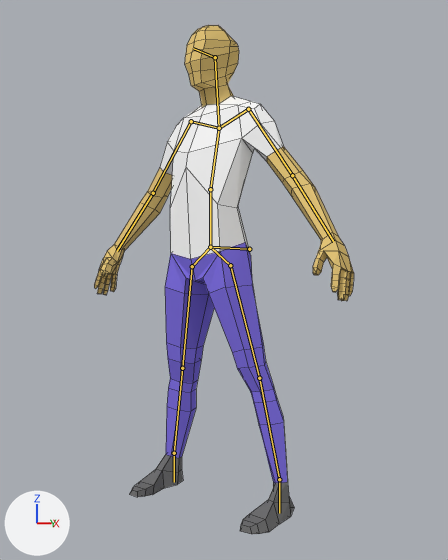
One commit to the Blender file Assets/Models/citizen.blend: the scene before it, then after it.
One viewpoint serves both versions: a 50 mm camera at (6.4, -7.38, 3.5) aimed at (0.18, 0.11, 3.48). Lighting does not change. The marker at lower left points along +X, +Y and +Z. The bones that bend it are drawn over the model as lines. Mesh edges are drawn as thin lines.
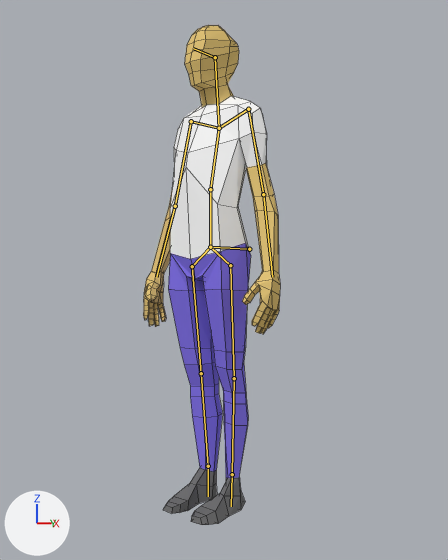
The newer file adds an action. The first version stands in its rest pose; the second is drawn at frame 100 of the action 'idle'.

Where the change shows, as pixel boxes [x1, y1, x2, y2] in the pictures (448 x 560 px):
'Cube', posed (47% narrower)
    before: [94, 25, 354, 534]
    after: [143, 25, 280, 525]
bone 'left_arm', root to tip
    before: (248, 109) to (292, 175)
    after: (248, 109) to (263, 194)
bone 'right_arm', root to tip
    before: (191, 121) to (153, 193)
    after: (191, 121) to (175, 206)
bone 'right_thigh', root to tip
    before: (192, 266) to (182, 368)
    after: (192, 266) to (201, 373)
bone 'right_foot', root to tip
    before: (174, 453) to (174, 482)
    after: (208, 466) to (208, 496)
bone 'left_thigh', root to tip
    before: (230, 265) to (259, 378)
    after: (230, 265) to (234, 378)
bone 'left_foot', root to tip
    before: (279, 479) to (279, 513)
    after: (232, 474) to (231, 506)

The change, as a diff of the scene's bpy script:
```diff
--- a/Assets/Models/citizen.blend.py
+++ b/Assets/Models/citizen.blend.py
@@ bone_left_arm @@
 bone_left_arm = bpy.data.objects['Armature'].pose.bones['left_arm']  # child of 'left_shoulder'
-bone_left_arm.rotation_quaternion = (1.0, 0.0, 0.0, 0.0)  # degrees (0, 0, 0)
+bone_left_arm.rotation_quaternion = (0.977, -0.21, 0.0, 0.0)  # degrees (-24, 0, 0)
@@ bone_right_arm @@
 bone_right_arm = bpy.data.objects['Armature'].pose.bones['right_arm']  # child of 'right_shoulder'
-bone_right_arm.rotation_quaternion = (1.0, 0.0, 0.0, 0.0)  # degrees (0, 0, 0)
+bone_right_arm.rotation_quaternion = (0.977, -0.21, 0.0, 0.0)  # degrees (-24, 0, 0)
@@ bone_right_thigh @@
 bone_right_thigh = bpy.data.objects['Armature'].pose.bones['right_thigh']  # child of 'right_leg_start'
-bone_right_thigh.rotation_quaternion = (1.0, 0.0, 0.0, 0.0)  # degrees (0, 0, 0)
+bone_right_thigh.rotation_quaternion = (0.993, -0.12, -0.014, 0.0)  # degrees (-14, -2, 0)
@@ bone_right_foot @@
 bone_right_foot = bpy.data.objects['Armature'].pose.bones['right_foot']  # child of 'right_calf'
-bone_right_foot.rotation_quaternion = (1.0, 0.0, 0.0, 0.0)  # degrees (0, 0, 0)
+bone_right_foot.rotation_quaternion = (0.991, 0.0, 0.0, 0.131)  # degrees (0, 0, 15)
@@ bone_left_thigh @@
 bone_left_thigh = bpy.data.objects['Armature'].pose.bones['left_thigh']  # child of 'left_leg_start'
-bone_left_thigh.rotation_quaternion = (1.0, 0.0, 0.0, 0.0)  # degrees (0, 0, 0)
+bone_left_thigh.rotation_quaternion = (0.991, -0.13, 0.002, -0.011)  # degrees (-15, 0, -1)
@@ bone_left_foot @@
 bone_left_foot = bpy.data.objects['Armature'].pose.bones['left_foot']  # child of 'left_calf'
-bone_left_foot.rotation_quaternion = (1.0, 0.0, 0.0, 0.0)  # degrees (0, 0, 0)
+bone_left_foot.rotation_quaternion = (0.992, -0.002, 0.004, -0.126)  # degrees (0, 0, -15)
```
